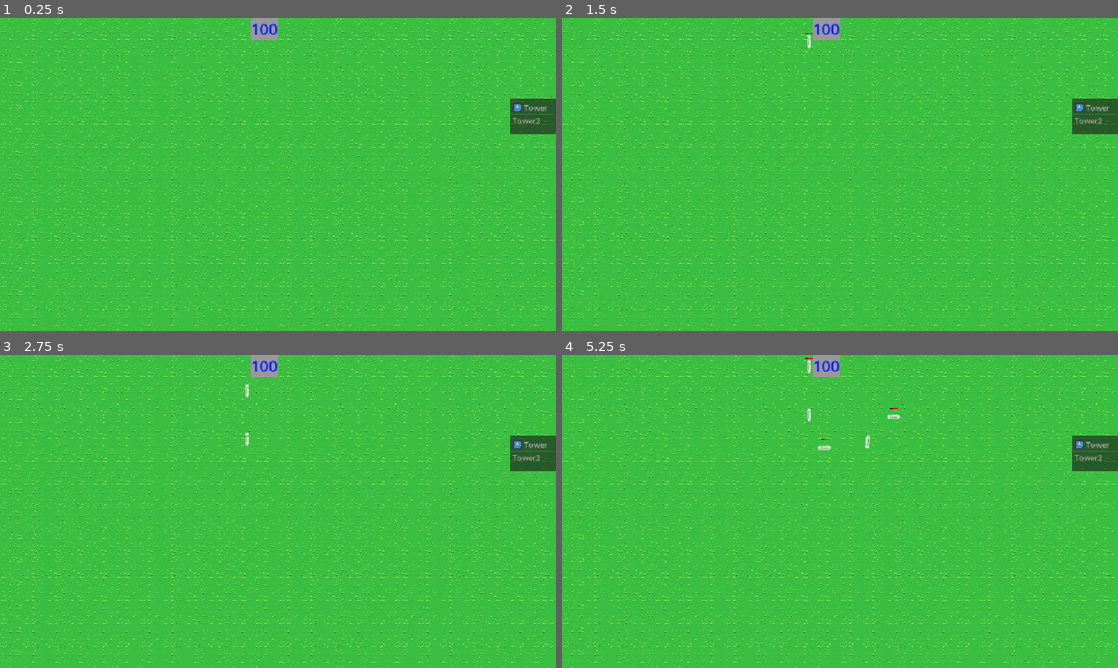
Above: before the commit, frames 1-4 (two rows, left to right).
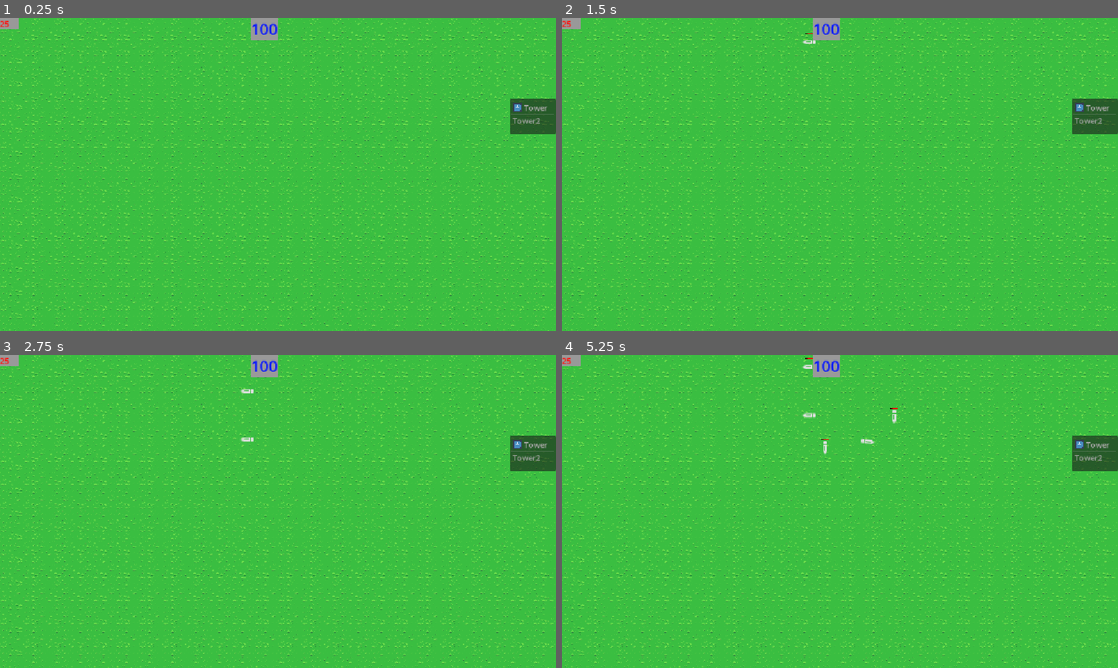
Above: after the commit, the same moments.

Repository: tstover91/Towerdefense
Game: Godot game, scene res://main.tscn
Same seed, same stepped clock (60 frames per second), same inputs: the game is played once before the commit and once after it. The engine's default icon, where the game draws it, is replaced by a stand-in: a white triangle on a blue panel in a dark square.
Inputs (mouse positions are in pixels of both pictures, inside the frame that each line leads up to):
- Up to frame 1 (0.25 s): no input
- Up to frame 2 (1.5 s): tap Enter at 0.5 s; move the mouse to (962, 158) at 0.52 s; hold Ctrl 0.53-1.25 s; click (962, 158) at 0.67 s; tap Space at 1.25 s; drag from (728, 190) to (812, 237) at 1.27 s
- Up to frame 3 (2.75 s): move the mouse to (333, 442) at 2.02 s; hold Ctrl from 2.03 s (still down); click (333, 442) at 2.17 s
- Up to frame 4 (5.25 s): release Ctrl at 2.75 s; drag from (812, 574) to (673, 464) at 2.77 s; move the mouse to (1006, 558) at 3.52 s; hold Ctrl 3.53-4.25 s; click (1006, 558) at 3.67 s; drag from (673, 464) to (756, 433) at 4.27 s; move the mouse to (867, 511) at 5.02 s; hold Ctrl from 5.03 s (still down); click (867, 511) at 5.17 s

The runs differ from the first frame. In frame 1, 0.1% of the frame differs, in the area x 0-4%, y 0-4%; in frame 2, 0.2%; in frame 3, 0.2%; in frame 4, 0.4%, in the area x 0-61%, y 0-32%.
Error before the commit: Invalid assignment of property or key 'text' with value of type 'String' on a base object of type 'null instance'. (res://main.gd:33)

Commit message:
live counter

Diff:
--- a/main.gd
+++ b/main.gd
@@ -53,7 +53,7 @@
 	var pf = path_follow_template.duplicate()
 	$path.add_child(pf)
 	mob.set_path_follow(pf)
-	mob.reached_end.connect(_on_reached_end)
+	#mob.reached_end.connect(_on_reached_end)
 
 func _on_mob_killed(reward):
 	add_money(reward)
--- a/main.tscn
+++ b/main.tscn
@@ -33,6 +33,8 @@
 point_count = 8
 
 [sub_resource type="StyleBoxFlat" id="StyleBoxFlat_d42bq"]
+
+[sub_resource type="StyleBoxFlat" id="StyleBoxFlat_fakjx"]
 
 [node name="Main" type="Node2D" unique_id=625228475]
 script = ExtResource("1_h2yge")
@@ -78,4 +80,10 @@
 theme_override_styles/normal = SubResource("StyleBoxFlat_d42bq")
 horizontal_alignment = 1
 
+[node name="livesdisplay" type="Label" parent="MainUI" unique_id=854572826]
+offset_right = 40.0
+offset_bottom = 23.0
+theme_override_colors/font_color = Color(1, 0.0627451, 0.050980393, 1)
+theme_override_styles/normal = SubResource("StyleBoxFlat_fakjx")
+
 [connection signal="item_selected" from="MainUI/ItemList" to="." method="_on_item_list_item_selected"]
--- a/mob.gd
+++ b/mob.gd
@@ -15,7 +15,7 @@
 	if path_follow:
 		path_follow.progress += speed * delta
 		global_position = path_follow.global_position
-		$Sprite.rotation = path_follow.rotation
+		$sprite.rotation = path_follow.rotation
 
 func _ready():
 	health_bar.value = health
--- a/mob.tscn
+++ b/mob.tscn
@@ -20,9 +20,7 @@
 position = Vector2(0, 0.5)
 shape = SubResource("RectangleShape2D_g7b7a")
 
-[node name="Sprite" type="Node2D" parent="." unique_id=1284306938]
-
-[node name="ColorRect" type="Sprite2D" parent="Sprite" unique_id=1137460088]
+[node name="sprite" type="Sprite2D" parent="." unique_id=1137460088]
 rotation = -1.5707964
 scale = Vector2(2, 2)
 texture = ExtResource("2_nokgg")
